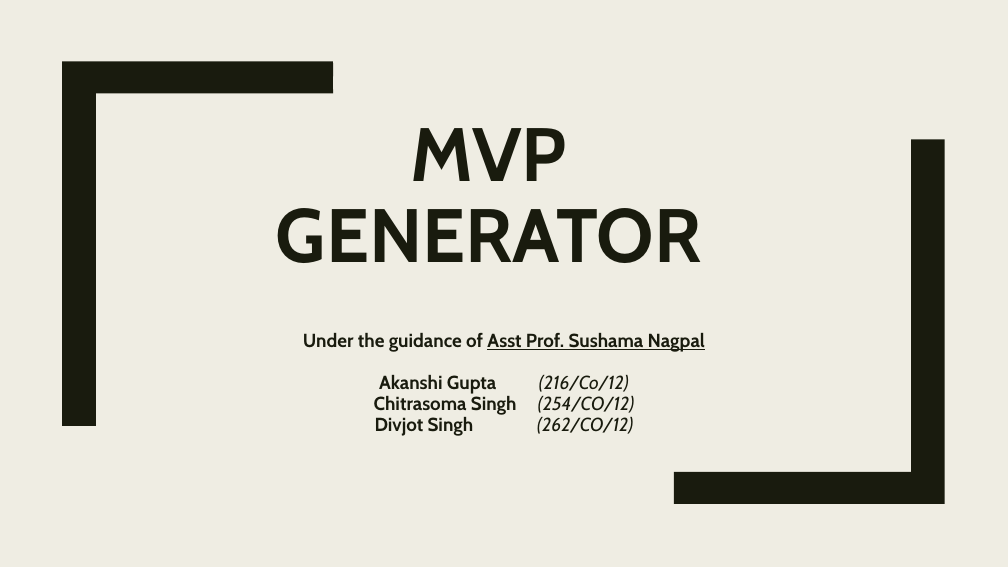
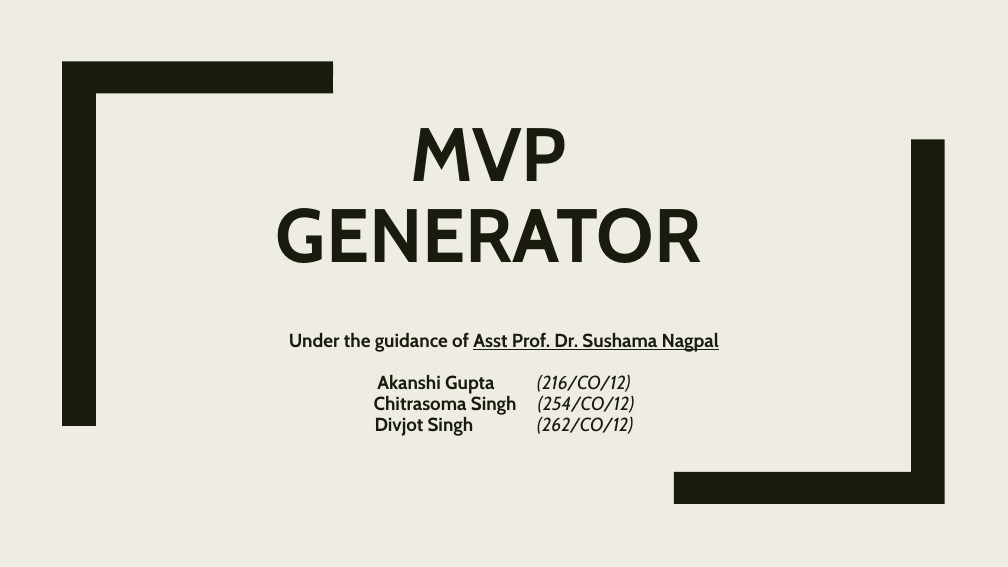
Before and after one commit to bogas04/MVP-Generator, a slide deck: slide 1 of docs/Final/Presentation.pptx. Drawn at 1008x567 pixels with LibreOffice and Linux fonts; fonts in the diff are those of the drawing. Boxes give left, top, right and bottom in pixels: in the first picture for what was removed or moved away, otherwise in the second. Text is boxed around its words. In the diff, an @@ line names an element or a change of style, - is before the commit and + after.

```diff
--- a/docs/Final/Presentation.pptx
+++ b/docs/Final/Presentation.pptx
@@ subtitle at (289,333,719,394): text changed @@
-Under the guidance of Asst Prof. Sushama Nagpal
-Akanshi Gupta (216/Co/12)
+Under the guidance of Asst Prof. Dr. Sushama Nagpal
+Akanshi Gupta (216/CO/12)
```
Also in this commit, not shown: 4 other slides changed, 3 slides added, 1 other file.
